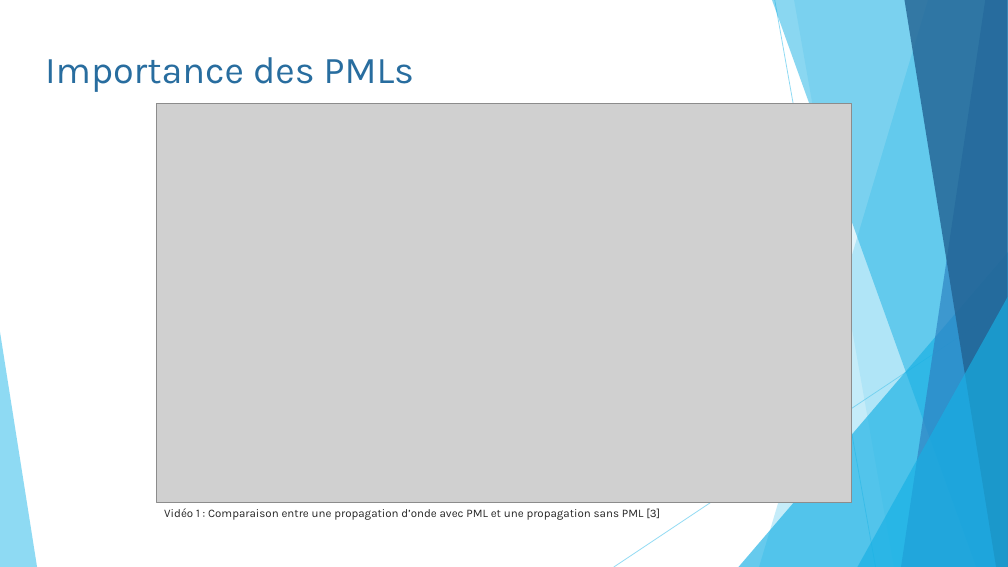
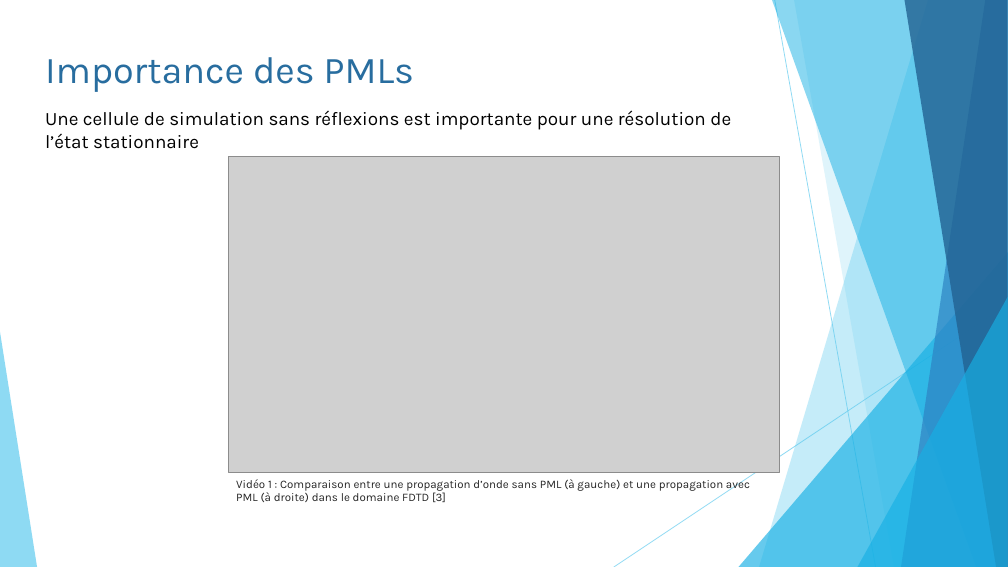
Before and after one commit to pierreluc-plt/ProjetSimulation, a slide deck: slide 7 of Oral/Présentation_Eq11.pptx. Drawn at 1008x567 pixels with LibreOffice and Linux fonts; fonts in the diff are those of the drawing; grey boxes stand for pictures. Boxes give left, top, right and bottom in pixels: in the first picture for what was removed or moved away, otherwise in the second. Text is boxed around its words. In the diff, an @@ line names an element or a change of style, - is before the commit and + after.

Commit message:
Update PPT

```diff
--- a/Oral/Présentation_Eq11.pptx
+++ b/Oral/Présentation_Eq11.pptx
@@ text added at <box>45,110,731,149</box>, 18 pt, text #000000 @@
+Une cellule de simulation sans réflexions est importante pour une résolution de l’état stationnaire
@@ picture: place and size @@
-picture at <box>157,104,851,502</box>
+picture at <box>229,157,780,473</box>
@@ text at <box>236,477,750,502</box>: text changed @@
-Vidéo 1 : Comparaison entre une propagation d’onde avec PML et une propagation sans PML [3]
+Vidéo 1 : Comparaison entre une propagation d’onde sans PML (à gauche) et une propagation avec PML (à droite) dans le domaine FDTD [3]
```
Also in this commit, not shown: 1 other slide changed.
